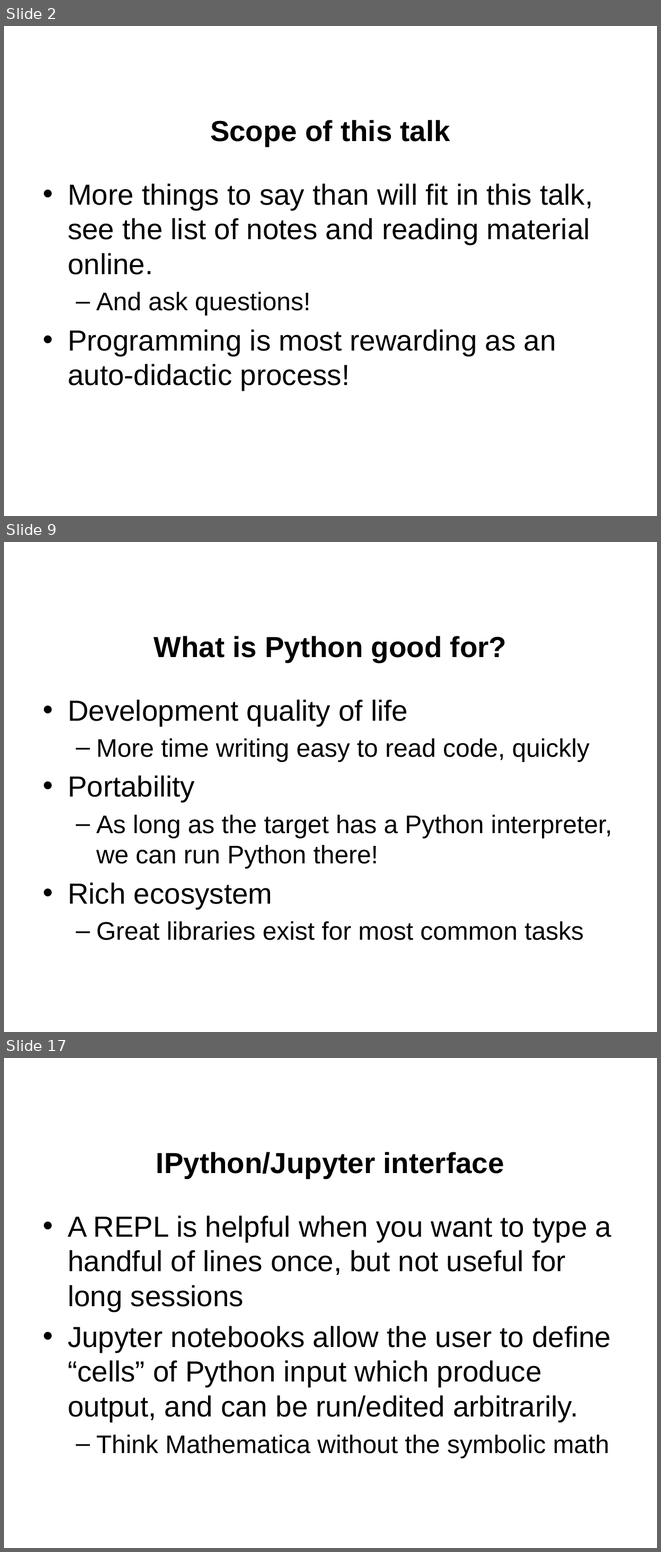
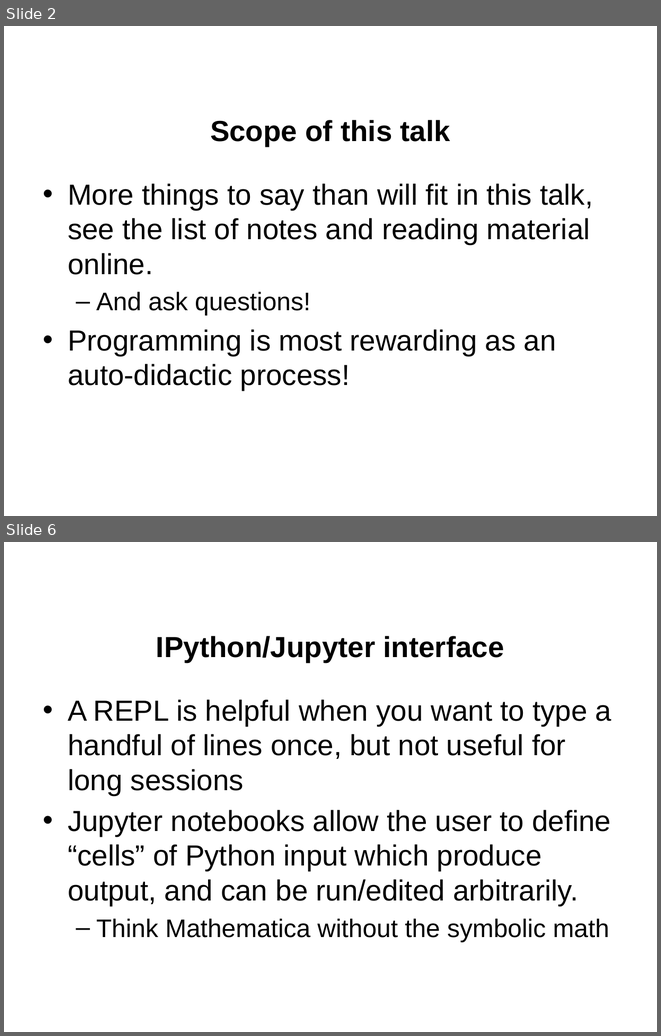
Before and after one commit to jgerity/talks, a slide deck: 2016/computing_workgroup/intro-to-python/intro-to-python.pptx. Shown one above the other, each under a label of ours: slides 2, 9 and 17 before the commit, slides 2 and 6 after it; the slides between them are not shown. The pictures are 661x1552 and 661x1036 pixels, drawn with LibreOffice and Linux fonts; fonts in the diff are those of the drawing; background and template pictures are left out. Boxes give left, top, right and bottom in pixels: in the first picture for what was removed or moved away, otherwise in the second. Text is boxed around its words. In the diff, an @@ line names an element or a change of style, - is before the commit and + after.

Commit message:
Commit changed intro to Python

```diff
--- a/2016/computing_workgroup/intro-to-python/intro-to-python.pptx
+++ b/2016/computing_workgroup/intro-to-python/intro-to-python.pptx
@@ slide 9 removed at (x1=4, y1=542, x2=657, y2=1032), background picture (left out) @@
@@ title removed at (x1=154, y1=636, x2=506, y2=662) @@
-What is Python good for?
@@ text removed at (x1=68, y1=699, x2=612, y2=940) @@
-• Development quality of life
-  – More time writing easy to read code, quickly
-• Portability
-  – As long as the target has a Python interpreter, we can run Python there!
-• Rich ecosystem
-  – Great libraries exist for most common tasks
@@ what was slide 17 is now slide 6 @@
```
Also in this commit, not shown: 1 slide changed, 3 slides added, 21 other slides removed.
